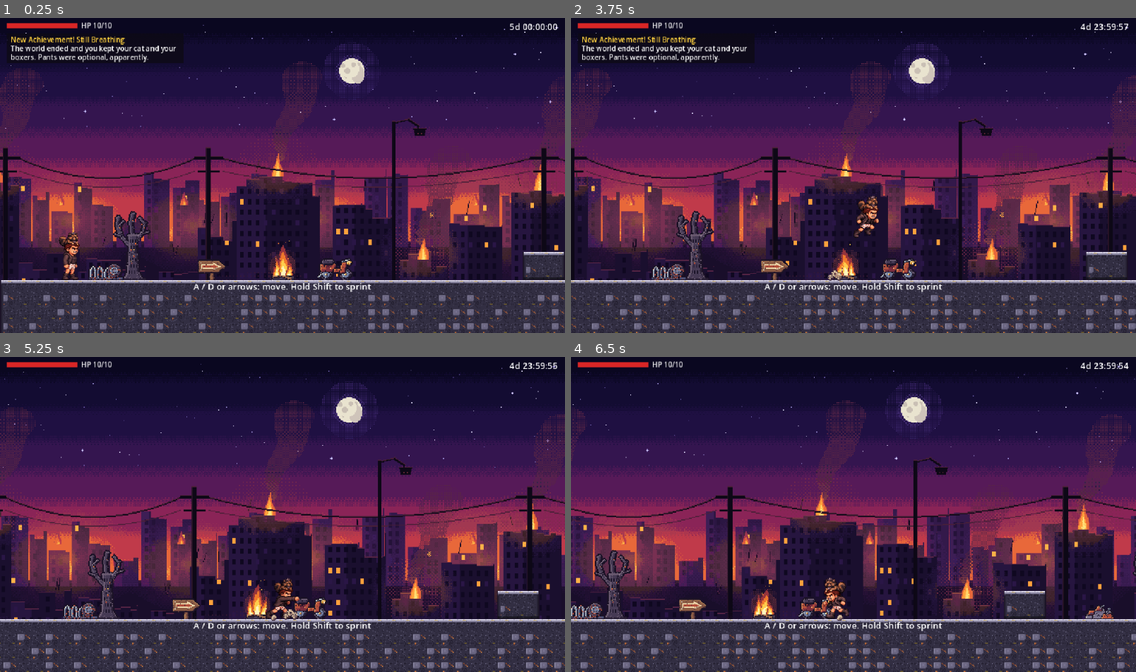
Above: before the commit, frames 1-4 (two rows, left to right).
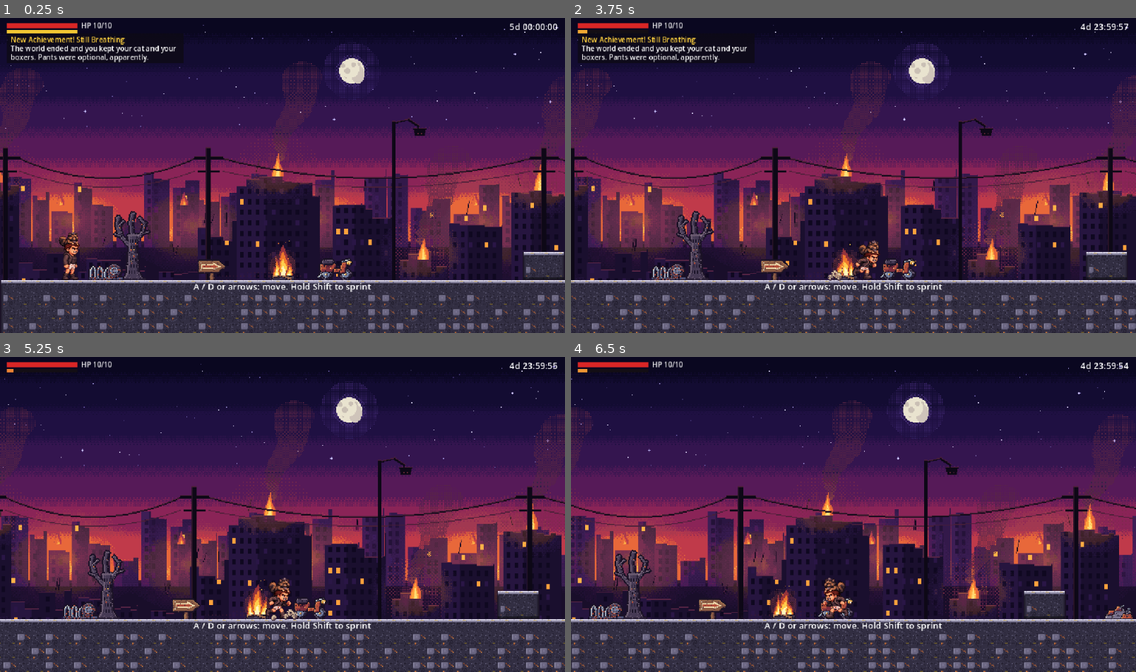
Above: after the commit, the same moments.

Repository: BrainCellDevelopment/dcc-side-scroller
Game: Godot game, scene res://scenes/level00.tscn
Two runs of this game, one before a commit and one after it. Both use one fixed random seed, a clock stepped at 60 frames per second and the inputs below.
Inputs:
- Up to frame 1 (0.25 s): no input
- Up to frame 2 (3.75 s): hold Shift (sprint) 0.53-1.28 s; hold D (move_right) 0.53-2.03 s; tap J (attack) at 0.6, 2.3, 2.85 s; tap Space (jump) at 0.77, 1.07, 1.52, 1.55, 1.82, 3.02, 3.32 s; tap Shift (sprint) at 1.35, 3.05 s; hold A (move_left) 2.03-2.78 s; hold Space (jump) 2.03-2.78 s; hold D (move_right) from 2.78 s (still down); hold Space (jump) from 3.53 s (still down); tap E (interact) at 3.6 s
- Up to frame 3 (5.25 s): release D (move_right) at 4.28 s; release Space (jump) at 4.28 s; hold A (move_left) 4.28-5.03 s; tap Shift (sprint) at 4.35 s; tap Space (jump) at 4.52, 4.82 s; tap J (attack) at 4.55 s; hold D (move_right) from 5.03 s (still down); hold Shift (sprint) from 5.03 s (still down); tap X at 5.1 s
- Up to frame 4 (6.5 s): release D (move_right) at 5.78 s; release Shift (sprint) at 5.78 s; hold A (move_left) from 5.78 s (still down); tap J (attack) at 5.85 s; tap Space (jump) at 6.02, 6.05, 6.32 s

The runs differ from the first frame. In frame 1, 0.1% of the frame differs, in the area x 1-14%, y 3-5%; in frame 2, 0.6%; in frame 3, 0.4%; in frame 4, 18%, in the area x 0-100%, y 2-100%.

Commit message:
Add stamina for attacking, sprinting and jumping
Carl has 100 stamina. Jumping costs 10, punching costs 12 and sprinting
drains 22 per second. It regenerates at 40 per second after half a second
without spending. Actions that cost more than he has are refused and the bar
flashes red; running out while sprinting locks sprint until Shift is released
and stamina is back above 30. The HUD shows a bar under the health bar.

Co-Authored-By: Claude Sonnet 5.5 <noreply@anthropic.com>

Diff:
--- a/dcc-side-scroller/scenes/ui/hud.tscn
+++ b/dcc-side-scroller/scenes/ui/hud.tscn
@@ -18,6 +18,20 @@
 offset_bottom = 6.0
 mouse_filter = 2
 color = Color(0.85, 0.15, 0.15, 1)
+
+[node name="StaminaBarBg" type="ColorRect" parent="."]
+offset_left = 8.0
+offset_top = 16.0
+offset_right = 88.0
+offset_bottom = 20.0
+mouse_filter = 2
+color = Color(0.08, 0.06, 0.08, 0.9)
+
+[node name="StaminaFill" type="ColorRect" parent="StaminaBarBg"]
+offset_right = 80.0
+offset_bottom = 4.0
+mouse_filter = 2
+color = Color(0.95, 0.78, 0.2, 1)
 
 [node name="HealthLabel" type="Label" parent="."]
 offset_left = 92.0
--- a/dcc-side-scroller/scripts/autoload/game.gd
+++ b/dcc-side-scroller/scripts/autoload/game.gd
@@ -4,6 +4,8 @@
 signal player_health_changed(current: int, maximum: int)
 signal boss_health_changed(boss_name: String, current: int, maximum: int)
 signal boss_cleared()
+signal player_stamina_changed(current: int, maximum: int)
+signal stamina_denied()
 signal combat_changed(active: bool)
 signal safe_zone_changed(active: bool)
 signal loot_box_opened(tier: String)
@@ -61,6 +63,14 @@
 
 func report_player_health(current: int, maximum: int) -> void:
 	player_health_changed.emit(current, maximum)
+
+
+func report_player_stamina(current: int, maximum: int) -> void:
+	player_stamina_changed.emit(current, maximum)
+
+
+func deny_stamina() -> void:
+	stamina_denied.emit()
 
 
 func report_boss_health(boss_name: String, current: int, maximum: int) -> void:
--- a/dcc-side-scroller/scripts/player/player.gd
+++ b/dcc-side-scroller/scripts/player/player.gd
@@ -27,6 +27,13 @@
 
 @export var speed: float = 130.0
 @export var sprint_multiplier: float = 1.5
+@export var max_stamina: float = 100.0
+@export var stamina_regen: float = 40.0
+@export var stamina_regen_delay: float = 0.5
+@export var stamina_exhaust_recover: float = 30.0
+@export var sprint_drain: float = 22.0
+@export var jump_cost: float = 10.0
+@export var attack_cost: float = 12.0
 @export var acceleration: float = 1100.0
 @export var friction: float = 1400.0
 @export var jump_velocity: float = -330.0
@@ -37,10 +44,14 @@
 @export var knockback: Vector2 = Vector2(160.0, -140.0)
 
 var health: int = 0
+var stamina: float = 0.0
 var control_enabled: bool = true
 var facing: int = 1
 
 var _dead: bool = false
+var _exhausted: bool = false
+var _stamina_delay: float = 0.0
+var _stamina_shown: int = -1
 var _jumping: bool = false
 var _attacking: bool = false
 var _coyote_left: float = 0.0
@@ -66,6 +77,7 @@
 func _ready() -> void:
 	_gravity = float(ProjectSettings.get_setting("physics/2d/default_gravity"))
 	health = max_health
+	stamina = max_stamina
 	_body = SpriteUtil.make_sprite(CARL_SHEET, FRAME, ANIMS)
 	_body.name = "Body"
 	_body.scale = Vector2.ONE * BODY_SCALE
@@ -77,6 +89,7 @@
 	_attack_area.body_entered.connect(_on_attack_area_body_entered)
 	_invuln_timer.timeout.connect(_on_invuln_timeout)
 	Game.report_player_health(health, max_health)
+	_report_stamina()
 
 
 func _physics_process(delta: float) -> void:
@@ -101,6 +114,7 @@
 		if on_floor or _dead:
 			velocity.x = move_toward(velocity.x, 0.0, friction * delta)
 
+	_regen_stamina(delta)
 	_update_attack(delta)
 	_prev_vy = velocity.y
 	move_and_slide()
@@ -164,23 +178,65 @@
 	if is_zero_approx(axis):
 		velocity.x = move_toward(velocity.x, 0.0, friction * delta)
 	else:
-		var top_speed: float = speed * (sprint_multiplier if Input.is_action_pressed("sprint") else 1.0)
+		var top_speed: float = speed
+		if Input.is_action_pressed("sprint") and not _exhausted:
+			top_speed *= sprint_multiplier
+			_drain_stamina(sprint_drain * delta)
 		velocity.x = move_toward(velocity.x, axis * top_speed, acceleration * delta)
 		_set_facing(1 if axis > 0.0 else -1)
 
 	if Input.is_action_just_pressed("jump"):
 		_jump_buffer_left = JUMP_BUFFER_TIME
 	if _jump_buffer_left > 0.0 and _coyote_left > 0.0:
-		velocity.y = jump_velocity
-		_jumping = true
+		if _spend_stamina(jump_cost):
+			velocity.y = jump_velocity
+			_jumping = true
+			_coyote_left = 0.0
 		_jump_buffer_left = 0.0
-		_coyote_left = 0.0
 	elif _jumping and velocity.y < 0.0 and not Input.is_action_pressed("jump"):
 		velocity.y *= JUMP_CUT
 		_jumping = false
 
 	if Input.is_action_just_pressed("attack") and _cooldown_left <= 0.0 and not _attacking:
-		_start_attack()
+		if _spend_stamina(attack_cost):
+			_start_attack()
+
+
+func _spend_stamina(cost: float) -> bool:
+	if stamina < cost:
+		Game.deny_stamina()
+		return false
+	stamina -= cost
+	_stamina_delay = stamina_regen_delay
+	_report_stamina()
+	return true
+
+
+func _drain_stamina(amount: float) -> void:
+	stamina = maxf(stamina - amount, 0.0)
+	_stamina_delay = stamina_regen_delay
+	if stamina <= 0.0:
+		_exhausted = true
+		Game.deny_stamina()
+	_report_stamina()
+
+
+func _regen_stamina(delta: float) -> void:
+	_stamina_delay = maxf(_stamina_delay - delta, 0.0)
+	if _stamina_delay > 0.0 or stamina >= max_stamina:
+		return
+	stamina = minf(stamina + stamina_regen * delta, max_stamina)
+	if _exhausted and stamina >= stamina_exhaust_recover and not Input.is_action_pressed("sprint"):
+		_exhausted = false
+	_report_stamina()
+
+
+func _report_stamina() -> void:
+	var shown: int = roundi(stamina)
+	if shown == _stamina_shown:
+		return
+	_stamina_shown = shown
+	Game.report_player_stamina(shown, roundi(max_stamina))
 
 
 func _set_facing(direction: int) -> void:
--- a/dcc-side-scroller/scripts/ui/hud.gd
+++ b/dcc-side-scroller/scripts/ui/hud.gd
@@ -1,6 +1,9 @@
 extends CanvasLayer
 
 const HEALTH_BAR_WIDTH: float = 80.0
+const STAMINA_BAR_WIDTH: float = 80.0
+const STAMINA_COLOR: Color = Color(0.95, 0.78, 0.2)
+const STAMINA_DENIED_COLOR: Color = Color(0.9, 0.2, 0.2)
 const BOSS_BAR_WIDTH: float = 240.0
 const POPUP_SECONDS: float = 3.5
 const POPUP_FADE: float = 0.25
@@ -15,6 +18,7 @@
 var _item_label: Label = null
 
 @onready var health_fill: ColorRect = $HealthBarBg/HealthFill
+@onready var stamina_fill: ColorRect = $StaminaBarBg/StaminaFill
 @onready var health_label: Label = $HealthLabel
 @onready var timer_label: Label = $TimerLabel
 @onready var achievement_panel: ColorRect = $AchievementPanel
@@ -34,6 +38,8 @@
 	banner.visible = false
 	Game.achievement_unlocked.connect(_on_achievement_unlocked)
 	Game.player_health_changed.connect(_on_player_health_changed)
+	Game.player_stamina_changed.connect(_on_player_stamina_changed)
+	Game.stamina_denied.connect(_on_stamina_denied)
 	Game.boss_health_changed.connect(_on_boss_health_changed)
 	Game.boss_cleared.connect(_on_boss_cleared)
 	Game.combat_changed.connect(_on_combat_changed)
@@ -125,6 +131,19 @@
 	health_label.text = "HP %d/%d" % [current, maximum]
 
 
+func _on_player_stamina_changed(current: int, maximum: int) -> void:
+	var ratio: float = 0.0
+	if maximum > 0:
+		ratio = clampf(float(current) / float(maximum), 0.0, 1.0)
+	stamina_fill.size.x = STAMINA_BAR_WIDTH * ratio
+
+
+func _on_stamina_denied() -> void:
+	stamina_fill.color = STAMINA_DENIED_COLOR
+	var tween: Tween = create_tween()
+	tween.tween_property(stamina_fill, "color", STAMINA_COLOR, 0.25)
+
+
 func _on_boss_health_changed(boss_name: String, current: int, maximum: int) -> void:
 	var ratio: float = 0.0
 	if maximum > 0:
